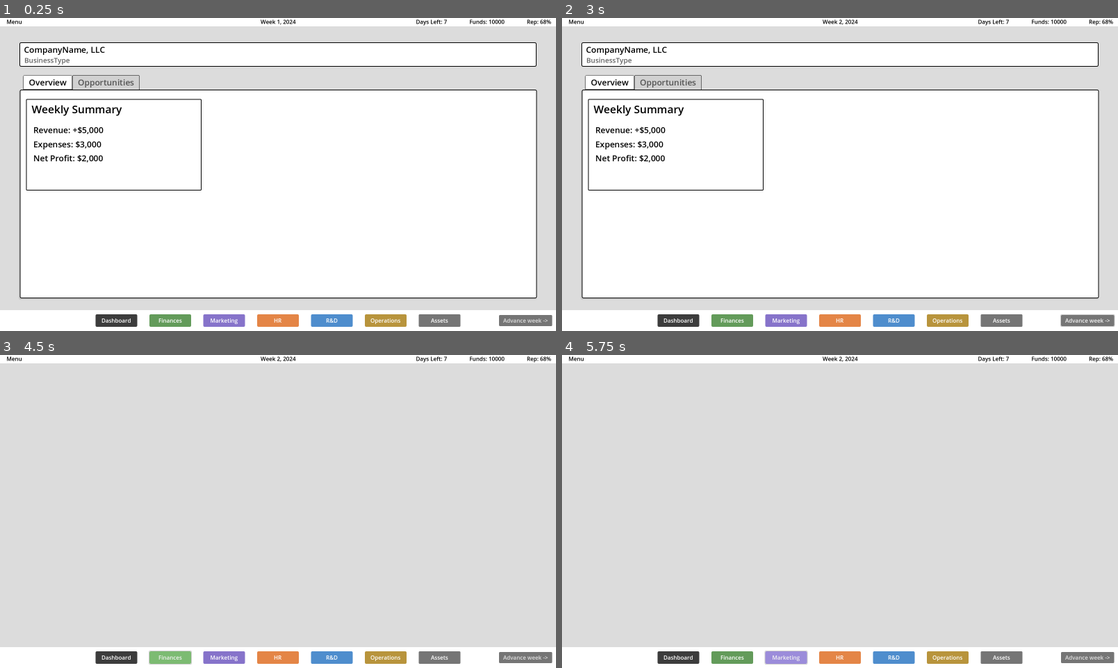
Above: before the commit, frames 1-4 (two rows, left to right).
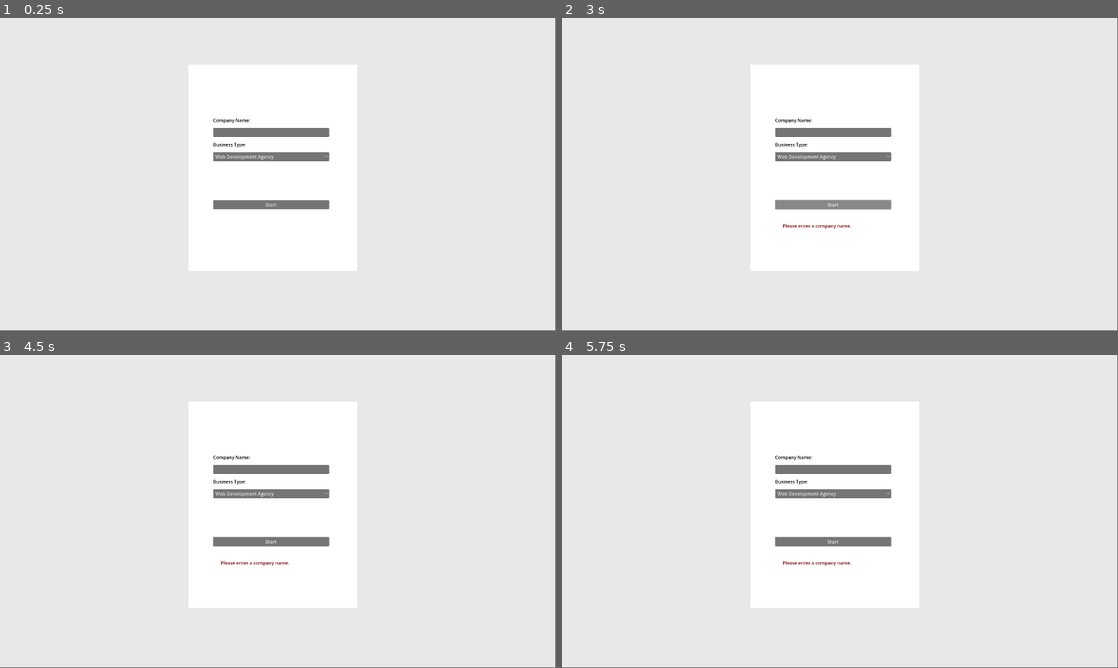
Above: after the commit, the same moments.

Repository: slate20/Venturescapes
Game: Godot game, scene res://Scenes/StartScreen.tscn
Same seed, same stepped clock (60 frames per second), same inputs: the game is played once before the commit and once after it. Before the commit the project starts from res://Scenes/main_layout.tscn.
Inputs (mouse positions are in pixels of both pictures, inside the frame that each line leads up to):
- Up to frame 1 (0.25 s): no input
- Up to frame 2 (3 s): click (834, 155) at 0.5 s, where only the run after the commit has a clickable "Web Development Agency"; click (678, 321) at 1.25 s, where only the run before the commit has a clickable "Dashboard"; click (1090, 321) at 2 s, where only the run before the commit has a clickable "Advance week ->"; click (834, 205) at 2.75 s, where only the run after the commit has a clickable "Start"
- Up to frame 3 (4.5 s): click (272, 542) at 3.5 s, where only the run after the commit has a clickable "Start"; click (172, 658) at 4.25 s, where only the run before the commit has a clickable "Finances"
- Up to frame 4 (5.75 s): click (784, 658) at 5 s, where only the run before the commit has a clickable "Marketing"
In our replay, the window is 800x450 before the commit and 799x449 after it. These sizes can differ from the game's own. Grey fills any space a smaller window leaves; there, only what the larger window draws over its background counts as a difference.

The runs differ from the first frame. In frame 1, 9.8% of the frame differs, in the area x 1-100%, y 0-99%; in frame 2, 10%; in frame 3, 23%; in frame 4, 23%.

Commit message:
Initial dev on core data and logic

Diff:
--- a/Scenes/Dashboard.tscn
+++ b/Scenes/Dashboard.tscn
@@ -1,4 +1,6 @@
-[gd_scene load_steps=8 format=3 uid="uid://bf46u508bknk"]
+[gd_scene load_steps=11 format=3 uid="uid://bf46u508bknk"]
+
+[ext_resource type="Script" path="res://Scripts/dashboard.gd" id="1_jo86t"]
 
 [sub_resource type="StyleBoxFlat" id="StyleBoxFlat_grsgw"]
 bg_color = Color(1, 1, 1, 1)
@@ -89,6 +91,31 @@
 corner_radius_bottom_right = 2
 corner_radius_bottom_left = 2
 
+[sub_resource type="StyleBoxFlat" id="StyleBoxFlat_iccu6"]
+bg_color = Color(0.834614, 0.834614, 0.834614, 1)
+border_width_left = 2
+border_width_top = 2
+border_width_right = 2
+border_width_bottom = 2
+border_color = Color(0.370364, 0.370365, 0.370364, 1)
+corner_radius_top_left = 6
+corner_radius_top_right = 6
+corner_radius_bottom_right = 6
+corner_radius_bottom_left = 6
+
+[sub_resource type="StyleBoxFlat" id="StyleBoxFlat_8vrtt"]
+bg_color = Color(0.557274, 0.743826, 0.969857, 1)
+border_width_left = 2
+border_width_top = 2
+border_width_right = 2
+border_width_bottom = 2
+border_color = Color(0.359069, 0.359069, 0.359069, 1)
+border_blend = true
+corner_radius_top_left = 6
+corner_radius_top_right = 6
+corner_radius_bottom_right = 6
+corner_radius_bottom_left = 6
+
 [node name="Dashboard" type="Control"]
 layout_mode = 3
 anchors_preset = 15
@@ -96,11 +123,11 @@
 anchor_bottom = 1.0
 offset_left = 56.0
 offset_top = 32.0
-offset_right = -56.0
+offset_right = -8.0
 offset_bottom = -124.0
 grow_horizontal = 2
 grow_vertical = 2
-metadata/_edit_vertical_guides_ = [56.0, 1544.0]
+script = ExtResource("1_jo86t")
 
 [node name="ColorRect" type="ColorRect" parent="."]
 visible = false
@@ -156,10 +183,9 @@
 anchors_preset = 15
 anchor_right = 1.0
 anchor_bottom = 1.0
-offset_left = 25.0
-offset_top = 104.0
-offset_right = -23.0
-offset_bottom = 2.0
+offset_left = 27.0
+offset_top = 94.0
+offset_right = -27.0
 grow_horizontal = 2
 grow_vertical = 2
 theme_override_colors/font_unselected_color = Color(0.325441, 0.325441, 0.325441, 1)
@@ -172,18 +198,20 @@
 theme_override_styles/tab_selected = SubResource("StyleBoxFlat_6havp")
 theme_override_styles/tab_hovered = SubResource("StyleBoxFlat_d6jpg")
 theme_override_styles/tab_unselected = SubResource("StyleBoxFlat_fvuwe")
-current_tab = 0
+current_tab = 1
 
 [node name="Overview" type="Control" parent="TabContainer"]
+visible = false
+layout_direction = 1
 layout_mode = 2
 metadata/_tab_index = 0
 
 [node name="WeeklySummary" type="Panel" parent="TabContainer/Overview"]
 layout_mode = 0
-offset_left = 16.0
-offset_top = 25.0
-offset_right = 521.0
-offset_bottom = 288.0
+offset_left = 48.0
+offset_top = 48.0
+offset_right = 523.0
+offset_bottom = 348.0
 theme_override_styles/panel = SubResource("StyleBoxFlat_qbivx")
 
 [node name="Title" type="Label" parent="TabContainer/Overview/WeeklySummary"]
@@ -207,6 +235,7 @@
 text = "Revenue: +$5,000"
 
 [node name="Expenses" type="Label" parent="TabContainer/Overview/WeeklySummary"]
+layout_mode = 0
 offset_left = 21.0
 offset_top = 113.0
 offset_right = 223.0
@@ -216,6 +245,7 @@
 text = "Expenses: $3,000"
 
 [node name="NetProfit" type="Label" parent="TabContainer/Overview/WeeklySummary"]
+layout_mode = 0
 offset_left = 21.0
 offset_top = 153.0
 offset_right = 223.0
@@ -224,17 +254,124 @@
 theme_override_font_sizes/font_size = 24
 text = "Net Profit: $2,000"
 
-[node name="Revenue2" type="Label" parent="TabContainer/Overview/WeeklySummary"]
+[node name="Pipeline" type="Panel" parent="TabContainer/Overview"]
+layout_mode = 2
+offset_left = 571.0
+offset_top = 48.0
+offset_right = 1046.0
+offset_bottom = 348.0
+theme_override_styles/panel = SubResource("StyleBoxFlat_qbivx")
+
+[node name="Title" type="Label" parent="TabContainer/Overview/Pipeline"]
+layout_mode = 2
+offset_left = 16.0
+offset_top = 7.0
+offset_right = 276.0
+offset_bottom = 51.0
+theme_override_colors/font_color = Color(0, 0, 0, 1)
+theme_override_font_sizes/font_size = 31
+text = "Pipeline"
+
+[node name="Container" type="Control" parent="TabContainer/Overview/Pipeline"]
+layout_mode = 1
+anchors_preset = 10
+anchor_right = 1.0
+offset_left = 19.0
+offset_top = 66.0
+offset_right = -10.0
+offset_bottom = 113.0
+grow_horizontal = 2
+
+[node name="Task" type="Label" parent="TabContainer/Overview/Pipeline/Container"]
+layout_mode = 1
+offset_right = 253.0
+offset_bottom = 34.0
+theme_override_colors/font_color = Color(0, 0, 0, 1)
+theme_override_font_sizes/font_size = 24
+text = "Task in progress"
+
+[node name="ProgressBar" type="ProgressBar" parent="TabContainer/Overview/Pipeline/Container"]
+layout_mode = 1
+anchors_preset = 6
+anchor_left = 1.0
+anchor_top = 0.5
+anchor_right = 1.0
+anchor_bottom = 0.5
+offset_left = -179.0
+offset_top = -18.5
+offset_right = -12.0
+offset_bottom = 8.5
+grow_horizontal = 0
+grow_vertical = 2
+theme_override_colors/font_color = Color(0.180005, 0.180005, 0.180005, 1)
+theme_override_styles/background = SubResource("StyleBoxFlat_iccu6")
+theme_override_styles/fill = SubResource("StyleBoxFlat_8vrtt")
+value = 60.0
+
+[node name="YTDSummary" type="Panel" parent="TabContainer/Overview"]
+layout_mode = 2
+offset_left = 48.0
+offset_top = 397.0
+offset_right = 1046.0
+offset_bottom = 739.0
+theme_override_styles/panel = SubResource("StyleBoxFlat_qbivx")
+
+[node name="Title" type="Label" parent="TabContainer/Overview/YTDSummary"]
+layout_mode = 2
+offset_left = 16.0
+offset_top = 7.0
+offset_right = 276.0
+offset_bottom = 51.0
+theme_override_colors/font_color = Color(0, 0, 0, 1)
+theme_override_font_sizes/font_size = 31
+text = "YTD Summary"
+
+[node name="NewsAlerts" type="Panel" parent="TabContainer/Overview"]
+layout_mode = 2
+offset_left = 1094.0
+offset_top = 48.0
+offset_right = 1756.0
+offset_bottom = 739.0
+theme_override_styles/panel = SubResource("StyleBoxFlat_qbivx")
+
+[node name="Title" type="Label" parent="TabContainer/Overview/NewsAlerts"]
+layout_mode = 2
+offset_left = 16.0
+offset_top = 7.0
+offset_right = 276.0
+offset_bottom = 51.0
+theme_override_colors/font_color = Color(0, 0, 0, 1)
+theme_override_font_sizes/font_size = 31
+text = "News & Alerts"
+
+[node name="Opportunities" type="Control" parent="TabContainer"]
+layout_mode = 2
+metadata/_tab_index = 1
+
+[node name="DirectRequests" type="Panel" parent="TabContainer/Opportunities"]
+layout_mode = 0
+offset_left = 103.0
+offset_top = 54.0
+offset_right = 701.0
+offset_bottom = 721.0
+
+[node name="RequestsList" type="VBoxContainer" parent="TabContainer/Opportunities/DirectRequests"]
+layout_mode = 1
+anchors_preset = 8
+anchor_left = 0.5
+anchor_top = 0.5
+anchor_right = 0.5
+anchor_bottom = 0.5
+offset_left = -271.0
+offset_top = -261.5
+offset_right = 262.0
+offset_bottom = 296.5
+grow_horizontal = 2
+grow_vertical = 2
+
+[node name="MarketplaceJobs" type="Panel" parent="TabContainer/Opportunities"]
 visible = false
-offset_left = 21.0
-offset_top = 193.0
-offset_right = 223.0
-offset_bottom = 227.0
-theme_override_colors/font_color = Color(0, 0, 0, 1)
-theme_override_font_sizes/font_size = 24
-text = "Revenue: +$5,000"
-
-[node name="Opportunities" type="Control" parent="TabContainer"]
-visible = false
-layout_mode = 2
-metadata/_tab_index = 1
+layout_mode = 0
+offset_left = 1043.0
+offset_right = 1083.0
+offset_bottom = 40.0
--- /dev/null
+++ b/Scenes/StartScreen.tscn
@@ -0,0 +1,76 @@
+[gd_scene load_steps=3 format=3 uid="uid://v4n4vqnyjqjv"]
+
+[ext_resource type="Script" path="res://Scripts/StartScreen.gd" id="1_6fcfo"]
+
+[sub_resource type="StyleBoxFlat" id="StyleBoxFlat_pranp"]
+bg_color = Color(1, 1, 1, 1)
+
+[node name="Control" type="Control"]
+layout_mode = 3
+anchors_preset = 15
+anchor_right = 1.0
+anchor_bottom = 1.0
+grow_horizontal = 2
+grow_vertical = 2
+script = ExtResource("1_6fcfo")
+
+[node name="ColorRect" type="ColorRect" parent="."]
+modulate = Color(0.907942, 0.907942, 0.907942, 1)
+layout_mode = 1
+anchors_preset = 15
+anchor_right = 1.0
+anchor_bottom = 1.0
+grow_horizontal = 2
+grow_vertical = 2
+
+[node name="Setup" type="Panel" parent="."]
+layout_mode = 0
+offset_left = 652.0
+offset_top = 161.0
+offset_right = 1235.0
+offset_bottom = 875.0
+theme_override_styles/panel = SubResource("StyleBoxFlat_pranp")
+
+[node name="VBoxContainer" type="VBoxContainer" parent="Setup"]
+layout_mode = 1
+anchors_preset = 8
+anchor_left = 0.5
+anchor_top = 0.5
+anchor_right = 0.5
+anchor_bottom = 0.5
+offset_left = -206.5
+offset_top = -176.0
+offset_right = 195.335
+offset_bottom = 143.325
+grow_horizontal = 2
+grow_vertical = 2
+theme_override_constants/separation = 15
+
+[node name="Company" type="Label" parent="Setup/VBoxContainer"]
+layout_mode = 2
+theme_override_colors/font_color = Color(0, 0, 0, 1)
+text = "Company Name:"
+
+[node name="CompanyName" type="LineEdit" parent="Setup/VBoxContainer"]
+layout_mode = 2
+
+[node name="BusinessType" type="Label" parent="Setup/VBoxContainer"]
+layout_mode = 2
+theme_override_colors/font_color = Color(0, 0, 0, 1)
+text = "Business Type:"
+
+[node name="BusinessSelect" type="OptionButton" parent="Setup/VBoxContainer"]
+layout_mode = 2
+
+[node name="StartButton" type="Button" parent="Setup/VBoxContainer"]
+layout_mode = 2
+size_flags_vertical = 10
+text = "Start"
+
+[node name="ErrorLabel" type="Label" parent="."]
+layout_mode = 0
+offset_left = 763.0
+offset_top = 707.0
+offset_right = 1109.0
+offset_bottom = 730.0
+theme_override_colors/font_color = Color(0.478431, 0, 0, 1)
--- a/Scenes/main_layout.tscn
+++ b/Scenes/main_layout.tscn
@@ -1,6 +1,6 @@
 [gd_scene load_steps=17 format=3 uid="uid://rtajfydhfw5h"]
 
-[ext_resource type="Script" path="res://Scenes/main.gd" id="1_g67sh"]
+[ext_resource type="Script" path="res://Scripts/main.gd" id="1_g67sh"]
 
 [sub_resource type="StyleBoxFlat" id="StyleBoxFlat_iqypq"]
 bg_color = Color(1, 1, 1, 1)
@@ -184,27 +184,6 @@
 theme_override_constants/margin_bottom = 32
 
 [node name="Panel" type="Panel" parent="MainLayout/MainContent"]
-layout_mode = 2
-
-[node name="MarginContainer" type="MarginContainer" parent="MainLayout/MainContent/Panel"]
-layout_mode = 1
-anchors_preset = 15
-anchor_right = 1.0
-anchor_bottom = 1.0
-grow_horizontal = 2
-grow_vertical = 2
-
-[node name="VBoxContainer" type="VBoxContainer" parent="MainLayout/MainContent/Panel/MarginContainer"]
-layout_mode = 2
-
-[node name="ViewTitle" type="Label" parent="MainLayout/MainContent/Panel/MarginContainer/VBoxContainer"]
-layout_mode = 2
-
-[node name="ScrollContainer" type="ScrollContainer" parent="MainLayout/MainContent/Panel/MarginContainer/VBoxContainer"]
-layout_mode = 2
-size_flags_vertical = 3
-
-[node name="ContentContainer" type="VBoxContainer" parent="MainLayout/MainContent/Panel/MarginContainer/VBoxContainer/ScrollContainer"]
 layout_mode = 2
 
 [node name="BottomNav" type="Panel" parent="MainLayout"]
--- /dev/null
+++ b/Scripts/Data.gd
@@ -0,0 +1,40 @@
+class Company:
+	var name: String
+	var business_type: String
+	var funds: int
+	var rank: float
+	var reputation: int
+
+class WeeklyReport:
+	var week: int
+	var revenue: int
+	var expenses: int
+	var net_profit: int
+	var rank_change: float
+	var reputation_change: int
+
+class RequestOpportunity:
+	var id: String
+	var title: String
+	var description: String
+	var client: String
+	var time_estimate: int
+	var payout: int
+	var deadline: int
+
+
+class BidOpportunity:
+	var id: String
+	var title: String
+	var description: String
+	var client: String
+	var time_estimate: int
+	var payout: int
+	var deadline: int
+
+class ServiceJob:
+	var id: String
+	var opportunity: RequestOpportunity
+	var progress: float
+	var time_spent: int
+	var start_week: int
--- /dev/null
+++ b/Scripts/GameManager.gd
@@ -0,0 +1,46 @@
+extends Node
+
+#Preload Data.gd
+const Data = preload("res://Scripts/Data.gd")
+
+# Global Game State
+var company = Data.Company
+var funds = 10000
+var rank = 1.0
+var reputation = 50
+
+
+var opportunities: Array[Data.RequestOpportunity] = []
+var active_service_jobs: Array[Data.ServiceJob] = []
+var completed_service_jobs: Array[Data.ServiceJob] = []
+var weekly_reports: Array[Data.WeeklyReport] = []
+
+func _ready():
+	print("Game Manager Ready")
+
+func initialize_company(company_name: String, business_type: String):
+	company = Data.Company.new()
+	company.name = company_name
+	company.business_type = business_type
+	company.funds = funds
+	company.rank = rank
+	company.reputation = reputation
+	print("Company initialized: ", company.name, " - ", company.business_type)
+
+func adjust_funds(amount):
+	funds += amount
+	if company:
+		company.funds = funds
+	print("Funds adjusted by %d, new balance: %d" % [amount, funds])
+
+func adjust_rank(amount):
+	rank += amount
+	if company:
+		company.rank = rank
+	print("Rank adjusted by %d, new rank: %d" % [amount, rank])
+
+func adjust_reputation(amount):
+	reputation += amount
+	if company:
+		company.reputation = reputation
+	print("Reputation adjusted by %d, new reputation: %d" % [amount, reputation])
--- /dev/null
+++ b/Scripts/ServiceSystems.gd
@@ -0,0 +1,71 @@
+extends Node
+
+# Load Data
+const Data = preload("res://Scripts/Data.gd")
+
+var company: Data.Company
+var opportunities: Array[Data.RequestOpportunity]
+var active_service_jobs: Array[Data.ServiceJob]
+var completed_service_jobs: Array[Data.ServiceJob]
+var weekly_reports: Array[Data.WeeklyReport]
+
+func _ready():
+	initialize_game()
+
+func initialize_game():
+	company = Data.Company.new()
+	company.name = "Acme Corporation"
+	company.funds = 10000
+	company.rank = 1.0
+	company.reputation = 50
+
+	generate_opportunities(5)
+
+func generate_opportunities(count: int):
+	for i in range(count):
+		var opp = Data.RequestOpportunity.new()
+		opp.id = "OPP" + str(opportunities.size() + 1)
+		opp.title = "Project " + str(opportunities.size() + 1)
+		opp.description = "This is a sample project"
+		opp.client = "Client " + str(randi() % 10 + 1)
+		opp.time_estimate = randi() % 14 + 7 # 1-3 weeks
+		opp.payout = (opp.time_estimate * 100)
+		opp.deadline = randi() % 4 + 2 # 2-5 weeks
+		opportunities.append(opp)
+
+func accept_opportunity(opp_id: String):
+	var opp = opportunities.filter(func(o): return o.id == opp_id)[0]
+	var service_job = Data.ServiceJob.new()
+
+	service_job.id = "JOB" + str(active_service_jobs.size() + 1)
+	service_job.opportunity = opp
+	service_job.progress = 0.0
+	service_job.time_spent = 0
+	service_job.start_week = TurnManager.current_week
+
+	active_service_jobs.append(service_job)
+	opportunities.erase(opp)
+
+func work_on_job(job_id: String, days: int):
+	var job = active_service_jobs.filter(func(j): return j.id == job_id)[0]
+
+	job.progress += days / job.opportunity.estimated_time
+	job.time_spent += days
+
+	TurnManager.days_left -= days
+
+func submit_job(job_id: String):
+	var job = active_service_jobs.filter(func(j): return j.id == job_id)[0]
+
+	active_service_jobs.erase(job)
+	completed_service_jobs.append(job)
+
+	# Calculate payout
+	var payout = job.opportunity.payout
+	var weeks_over = max(0, ceil(float(job.time_spent - job.opportunity.estimated_time) / 7))
+
+	if weeks_over > 0:
+		var deduction_percentage = weeks_over * 0.1
+		payout = max(0, payout * (1 - deduction_percentage))
+
+	TurnManager.weekly_revenue += payout
--- /dev/null
+++ b/Scripts/StartScreen.gd
@@ -0,0 +1,27 @@
+extends Control
+
+@onready var company_name_input = $Setup/VBoxContainer/CompanyName
+@onready var business_type_option = $Setup/VBoxContainer/BusinessSelect
+@onready var start_button = $Setup/VBoxContainer/StartButton
+
+func _ready():
+	start_button.connect("pressed", Callable(self, "on_start_button_pressed"))
+
+	# For now, we only have Web Development Agency as a business type
+	business_type_option.add_item("Web Development Agency")
+	business_type_option.select(0) # Select the first item
+
+func on_start_button_pressed():
+	var company_name = company_name_input.text
+	var business_type = business_type_option.get_item_text(business_type_option.selected)
+
+	if company_name.strip_edges().is_empty():
+		# Show an error message if the company name is empty
+		$ErrorLabel.text = "Please enter a company name."
+		return
+
+	# Initialize the company in GameManager
+	GameManager.initialize_company(company_name, business_type)
+
+	# Change to the main game scene
+	get_tree().change_scene_to_file("res://Scenes/main_layout.tscn")
--- /dev/null
+++ b/Scripts/TurnManager.gd
@@ -0,0 +1,61 @@
+extends Node
+
+const Data = preload("res://Scripts/Data.gd")
+
+var days_left = 7
+var current_week = 1
+var current_year = 2024
+var weekly_revenue = 0
+var weekly_expense = 0
+var weekly_profit = 0
+
+func _ready():
+	print("TurnManager Ready")
+
+func advance_week():
+	# Update date
+	current_week += 1
+	days_left = 7
+	if current_week > 52:
+		current_week = 1
+		current_year += 1
+
+	print("Advancing to week %d of %d" % [current_week, current_year])
+
+	# Process weekly profit
+	weekly_profit = weekly_revenue - weekly_expense
+
+	# Generate new opportunities
+	ServiceSystems.generate_opportunities(randi() % 3 + 1) # 1-3 new opportunities per week
+
+	# Create weekly report
+	var report = Data.WeeklyReport.new()
+
+	report.week = current_week
+	report.revenue = weekly_revenue
+	report.expenses = weekly_expense
+	report.net_profit = weekly_profit
+	report.rank_change = 0
+	report.reputation_change = 0
+
+	GameManager.weekly_reports.append(report)
+
+	# Reset completed projects
+	ServiceSystems.completed_service_jobs.clear()
+
+	# Update the dashboard
+	var main_layout = get_tree().get_root().get_node("GameUI/MainLayout")
+	var dashboard = main_layout.get_node("MainContent/Dashboard")
+	if dashboard:
+		dashboard.update_dashboard()
+	else:
+		print("Dashboard not found")
+
+func get_current_state():
+	return {
+		"company": GameManager.company,
+		"opportunities": ServiceSystems.opportunities,
+		"active_jobs": ServiceSystems.active_service_jobs,
+		"completed_jobs": ServiceSystems.completed_service_jobs,
+		"weekly_report": GameManager.weekly_reports[-1] if GameManager.weekly_reports else null
+	}
--- /dev/null
+++ b/Scripts/dashboard.gd
@@ -0,0 +1,100 @@
+extends Control
+
+# Onready variables for UI elements
+@onready var company_name_label = $CompanyInfo/CompanyName
+@onready var business_type_label = $CompanyInfo/BusinessType
+@onready var weekly_summary = $TabContainer/Overview/WeeklySummary
+@onready var pipeline = $TabContainer/Overview/Pipeline
+@onready var news_alerts = $TabContainer/Overview/NewsAlerts
+@onready var ytd_summary = $TabContainer/Overview/YTDSummary
+@onready var direct_requests_list = $TabContainer/Opportunities/DirectRequests/RequestsList
+@onready var marketplace_jobs_list = $TabContainer/Opportunities/MarketplaceJobs
+@onready var tab_container = $TabContainer
+
+func _ready():
+	# Connect signals
+	tab_container.connect("tab_changed", Callable(self, "on_tab_changed"))
+
+	# Initial update
+	update_dashboard()
+	# Set the default tab to Overview
+	tab_container.current_tab = 0  # 0 is the index of the Overview tab
+
+func update_dashboard():
+	update_company_info()
+	update_weekly_summary()
+	update_pipeline()
+	update_news_alerts()
+	update_ytd_summary()
+	update_opportunities_list()
+
+func update_company_info():
+	if GameManager.company:
+		company_name_label.text = GameManager.company.name
+		business_type_label.text = GameManager.company.business_type
+	else:
+		company_name_label.text = "Unknown"
+		business_type_label.text = "Unknown"
+
+func update_weekly_summary():
+	var latest_report = GameManager.weekly_reports[-1] if GameManager.weekly_reports else null
+	if latest_report:
+		weekly_summary.get_node("Revenue").text = "Revenue: $" + str(latest_report.revenue)
+		weekly_summary.get_node("Expenses").text = "Expenses: $" + str(latest_report.expenses)
+		weekly_summary.get_node("NetProfit").text = "Net Profit: $" + str(latest_report.net_profit)
+
+func update_pipeline():
+	# Remove all existing children from the pipeline
+	for child in pipeline.get_children():
+		child.queue_free()
+
+	# Add new progress bars for each active service job
+	for job in ServiceSystems.active_service_jobs:
+		var progress_bar = ProgressBar.new()
+		progress_bar.max_value = 1.0
+		progress_bar.value = job.progress
+		progress_bar.set_custom_minimum_size(Vector2(200, 20))
+		pipeline.add_child(progress_bar)
+
+func update_news_alerts():
+	# Remove all existing children from the news alerts
+	for child in news_alerts.get_children():
+		child.queue_free()
+
+	for job in ServiceSystems.active_service_jobs:
+		var weeks_left = job.opportunity.deadline - (TurnManager.current_week - job.start_week)
+		if weeks_left == 1:
+			var alert = Label.new()
+			alert.text = "URGENT: " + job.opportunity.title + " due next week!"
+			alert.add_theme_color_override("font_color", Color.RED)
+			news_alerts.add_child(alert)
+	# TODO: Add news headlines once market simulation is implemented
+
+func update_ytd_summary():
+	# TODO: Add YTD summary chart
+	pass
+
+func update_opportunities_list():
+	# Remove all existing children from the direct requests list
+	for child in direct_requests_list.get_children():
+		child.queue_free()
+
+	# Add new list items for each opportunity
+	for opp in ServiceSystems.opportunities:
+		var item_text = "%s - Payout: $%d - Estimated Time: %d weeks - Deadline: Week %d" % [opp.title, opp.payout, opp.time_estimate, opp.deadline]
+		var label = Label.new()
+		label.text = item_text
+		direct_requests_list.add_child(label)
+
+	# TODO: Add marketplace jobs list
+
+func _on_tab_changed(tab):
+	if tab == 1: # Assuming Opportunities is the second tab
+		update_opportunities_list()
+
+func _on_accept_request(index):
+	if index >= 0 and index < ServiceSystems.opportunities.size():
+		var opp_id = ServiceSystems.opportunities[index].id
+		ServiceSystems.accept_opportunity(opp_id)
+		update_opportunities_list()
+		update_pipeline()
--- a/Scenes/main.gd
+++ b/Scripts/main.gd
@@ -9,14 +9,9 @@
 @onready var bottom_nav = $MainLayout/BottomNav/HBoxContainer
 @onready var advance_week_button = $MainLayout/BottomNav/AdvanceWeekBtn
 
-
-# Game state variables
-var current_week = 1
-var current_year = 2024
-var days_left = 7
-var money = 10000
-var reputation = 68
-
+#Reference to managers
+var game_manager
+var turn_manager
 
 # Dictionary to hold references to menu scenes
 var views = {
@@ -38,7 +33,7 @@
 
 	advance_week_button.connect("pressed", Callable(self, "_on_advance_week_pressed"))
 
-	# Initialize UI
+	#Initialize UI
 	update_ui()
 	show_view("Dashboard")
 
@@ -58,20 +53,13 @@
 		print("View not found: ", view_name)
 
 func update_ui():
-	date_label.text = "Week %d, %d" % [current_week, current_year]
-	days_left_label.text = "Days Left: %d" % days_left
-	money_label.text = "Funds: %d" % money
-	reputation_label.text = "Rep: %d%%" % reputation
+	date_label.text = "Week %d, %d" % [TurnManager.current_week, TurnManager.current_year]
+	days_left_label.text = "Days Left: %d" % TurnManager.days_left
+	money_label.text = "Funds: %d" % GameManager.funds
+	reputation_label.text = "Rep: %d%%" % GameManager.reputation
 
 func _on_advance_week_pressed():
-	advance_week()
-
-func advance_week():
-	current_week += 1
-	days_left = 7
-	if current_week > 52:
-		current_week = 1
-		current_year += 1
+	TurnManager.advance_week()
 
 	# TODO: Implement week-based logic (costs, revenues, reputation change, etc.)
 
@@ -79,8 +67,8 @@
 
 
 func take_action(action_days):
-	if action_days <= days_left:
-		days_left -= action_days
+	if action_days <= TurnManager.days_left:
+		TurnManager.days_left -= action_days
 		update_ui()
 		return true
 	return false
--- a/project.godot
+++ b/project.godot
@@ -11,14 +11,21 @@
 [application]
 
 config/name="Venturescapes"
-run/main_scene="res://Scenes/main_layout.tscn"
+run/main_scene="res://Scenes/StartScreen.tscn"
 config/features=PackedStringArray("4.3", "Mobile")
 config/icon="res://icon.svg"
 
+[autoload]
+
+GameManager="*res://Scripts/GameManager.gd"
+TurnManager="*res://Scripts/TurnManager.gd"
+ServiceSystems="*res://Scripts/ServiceSystems.gd"
+
 [display]
 
-window/size/viewport_width=1600
-window/size/viewport_height=900
+window/size/viewport_width=1920
+window/size/viewport_height=1080
+window/size/resizable=false
 
 [rendering]
 
